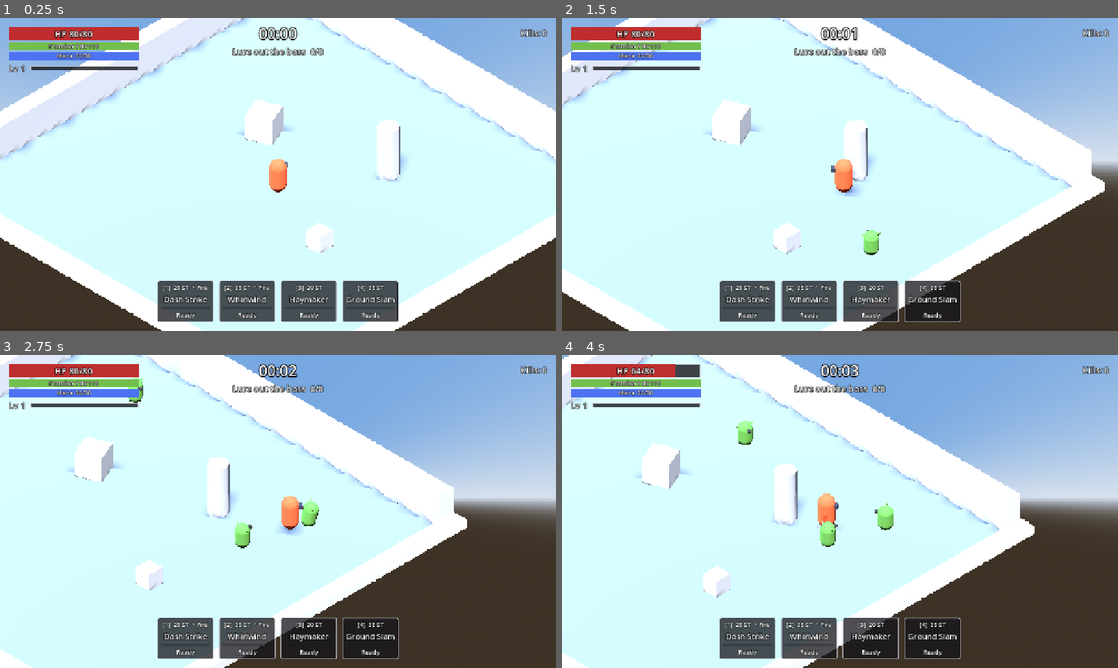
Above: before the commit, frames 1-4 (two rows, left to right).
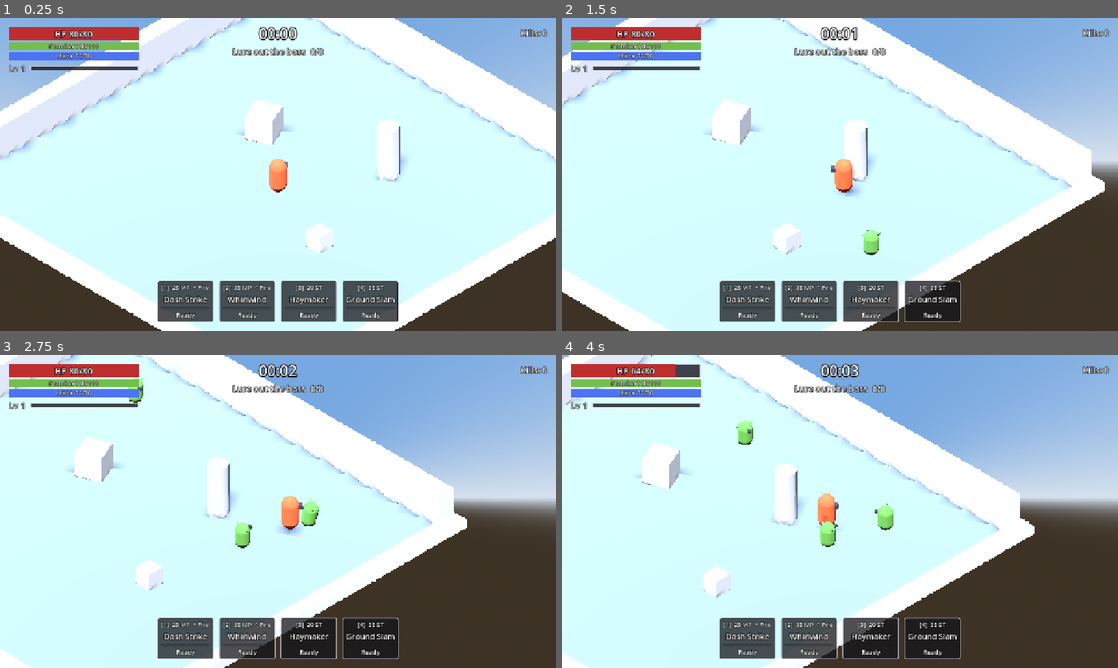
Above: after the commit, the same moments.

Repository: keifern-007/Project-A1
Game: Godot game, scene res://scenes/main/retro_view.tscn
The game is run twice, just before and just after one commit, with the same random seed, the same clock (stepped at 60 frames per second) and the same inputs. This scene is started directly instead of the project's main scene.
Inputs (mouse positions are in pixels of both pictures, inside the frame that each line leads up to):
- Up to frame 1 (0.25 s): no input
- Up to frame 2 (1.5 s): tap Enter at 0.5 s; move the mouse to (962, 158) at 0.52 s; press the mouse at (962, 158) at 0.53 s; hold D (move_right) 0.53-1.25 s; release the mouse at (962, 158) at 1.25 s; drag from (728, 190) to (812, 237) at 1.27 s
- Up to frame 3 (2.75 s): move the mouse to (333, 442) at 2.02 s; hold D (move_right) from 2.03 s (still down); hold E (interact) from 2.03 s (still down)
- Up to frame 4 (4 s): release D (move_right) at 2.75 s; release E (interact) at 2.75 s; drag from (812, 574) to (673, 464) at 2.77 s; move the mouse to (1006, 558) at 3.52 s; press the mouse at (1006, 558) at 3.53 s; hold A (move_left) from 3.53 s (still down)

The runs differ from the first frame. In frame 1, 0.1% of the frame differs, in the area x 13-49%, y 11-88%; in frame 2, 0.1%; in frame 3, 0.1%; in frame 4, 0.1%.

Commit message:
Hero signature skills spend mana
Dash Strike, Whirlwind, Shield Bash and Iron Guard now use mana like the
Mystic's skills. Brawler and Warden mana pools grow so they can pay for
them. Weapon skills still depend on the weapon. Records the team's three
gameplay adjustments in CLAUDE.md.

Co-Authored-By: Claude Opus 5.5 <noreply@anthropic.com>

Diff:
--- a/resources/characters/brawler.tres
+++ b/resources/characters/brawler.tres
@@ -27,9 +27,9 @@
 dodge_cooldown = 0.45
 max_stamina = 110.0
 stamina_regen = 18.0
-max_mana = 30.0
-mana_regen = 1.5
-mana_per_kill = 4.0
+max_mana = 70.0
+mana_regen = 3.0
+mana_per_kill = 5.0
 color = Color(0.9, 0.35, 0.2, 1)
 body_scale = Vector3(0.9, 0.95, 0.9)
 passive = ExtResource("2_passive")
--- a/resources/characters/warden.tres
+++ b/resources/characters/warden.tres
@@ -27,8 +27,8 @@
 dodge_cooldown = 0.8
 max_stamina = 120.0
 stamina_regen = 14.0
-max_mana = 30.0
-mana_regen = 1.5
+max_mana = 60.0
+mana_regen = 3.0
 mana_per_kill = 4.0
 color = Color(0.35, 0.5, 0.8, 1)
 body_scale = Vector3(1.3, 1.05, 1.3)
--- a/resources/skills/dash_strike.tres
+++ b/resources/skills/dash_strike.tres
@@ -8,6 +8,7 @@
 name_key = "SKILL_DASH_STRIKE"
 cooldown = 6.0
 damage_multiplier = 2.0
+kind = 1
 cost = 25.0
 element = 1
 effect_scene = ExtResource("2_scene")
--- a/resources/skills/iron_guard.tres
+++ b/resources/skills/iron_guard.tres
@@ -8,5 +8,6 @@
 name_key = "SKILL_IRON_GUARD"
 cooldown = 12.0
 damage_multiplier = 0.0
+kind = 1
 cost = 30.0
 effect_scene = ExtResource("2_scene")
--- a/resources/skills/shield_bash.tres
+++ b/resources/skills/shield_bash.tres
@@ -8,5 +8,6 @@
 name_key = "SKILL_SHIELD_BASH"
 cooldown = 5.0
 damage_multiplier = 1.8
+kind = 1
 cost = 20.0
 effect_scene = ExtResource("2_scene")
--- a/resources/skills/whirlwind.tres
+++ b/resources/skills/whirlwind.tres
@@ -8,6 +8,7 @@
 name_key = "SKILL_WHIRLWIND"
 cooldown = 8.0
 damage_multiplier = 1.0
+kind = 1
 cost = 35.0
 element = 1
 effect_scene = ExtResource("2_scene")
--- a/scripts/skill_data.gd
+++ b/scripts/skill_data.gd
@@ -2,6 +2,7 @@
 extends Resource
 ## One skill, saved as a .tres in resources/skills/. New skill = new .tres + effect scene.
 ## Physical skills spend stamina, magic skills spend mana. Basic attacks (Magic Bolt) are free.
+## Hero signature skills (keys 1-2) are always MAGIC; weapon skills (keys 3-4) depend on the weapon.
 
 enum Kind { PHYSICAL, MAGIC }
 
Not shown, changed: CLAUDE.md
